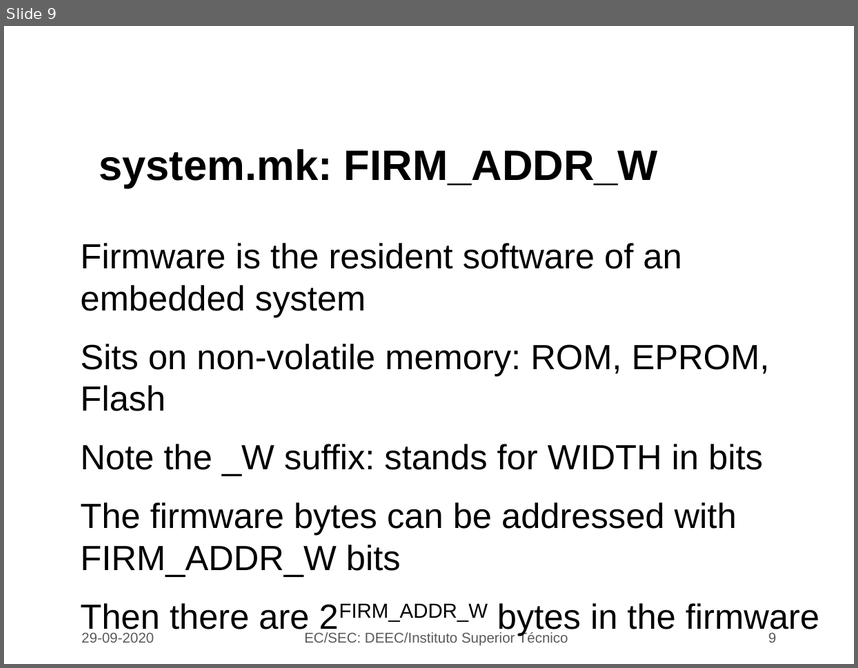
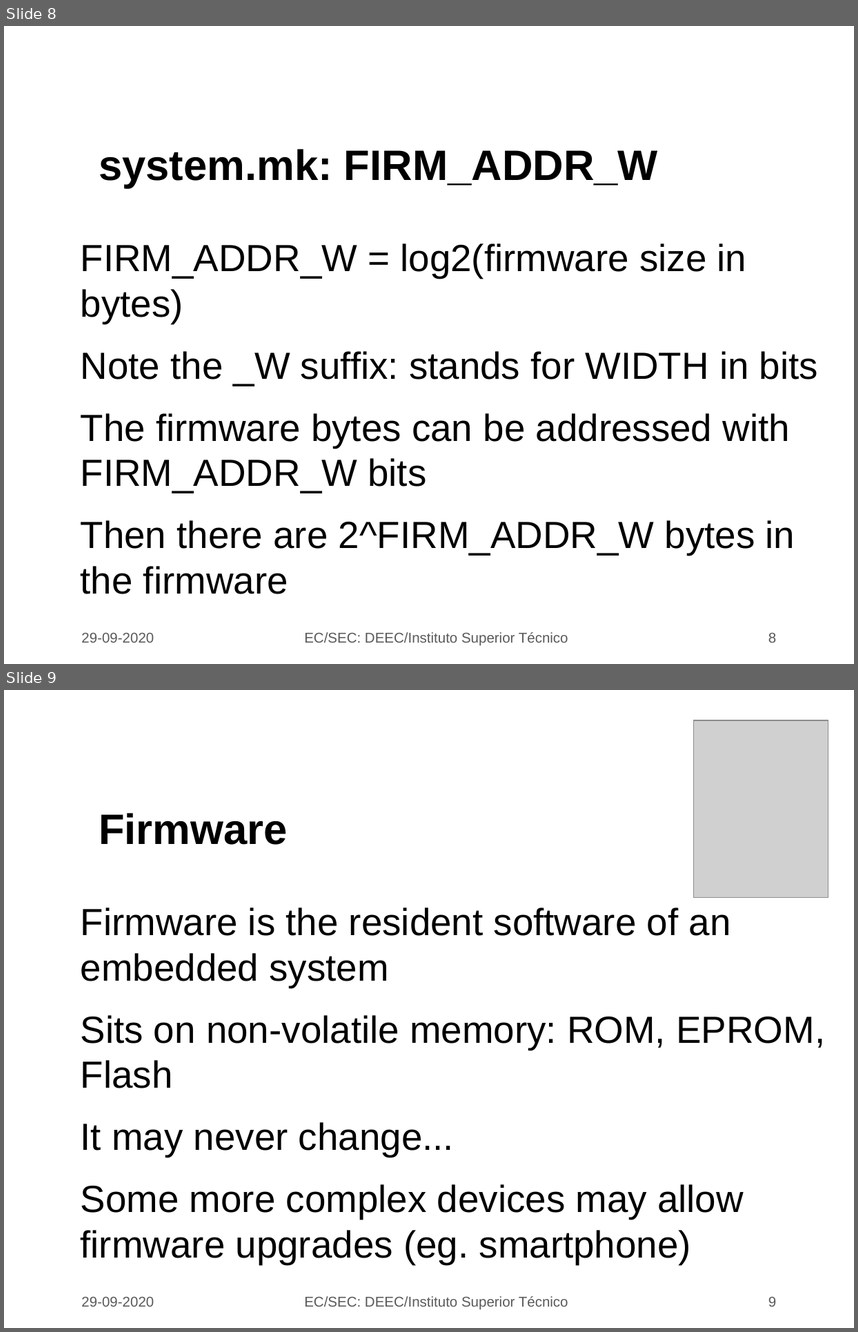
Before and after one commit to jjts/ist-sec, a slide deck: lectures/l3/l3.odp. Shown one above the other, each under a label of ours: slide 9 before the commit, slides 8 and 9 after it. The pictures are 858x668 and 858x1332 pixels, drawn with LibreOffice and Linux fonts; fonts in the diff are those of the drawing; grey boxes stand for pictures; background and template pictures are left out. Boxes give left, top, right and bottom in pixels: in the first picture for what was removed or moved away, otherwise in the second. Text is boxed around its words. In the diff, an @@ line names an element or a change of style, - is before the commit and + after.

```diff
--- a/lectures/l3/l3.odp
+++ b/lectures/l3/l3.odp
@@ slide 9 added at box(4, 690, 854, 1328), background picture (left out) @@
@@ picture added at box(693, 720, 828, 898) @@
@@ title added at box(99, 813, 288, 845), 36 pt, text #000000, bold @@
+Firmware
@@ text added at box(81, 907, 825, 1264), 32 pt, text #000000 @@
+● Firmware is the resident software of an embedded system
+● Sits on non-volatile memory: ROM, EPROM, Flash
+● It may never change...
+● Some more complex devices may allow firmware upgrades (eg. smartphone)
@@ text added at box(81, 1296, 154, 1306), 12 pt, text #595959 @@
+29-09-2020
@@ text added at box(304, 1296, 568, 1310), 12 pt, text #595959 @@
+EC/SEC: DEEC/Instituto Superior Técnico
@@ page number added at box(769, 1296, 776, 1306), 12 pt, text #595959 @@
+9
@@ what was slide 9 is now slide 8 @@
@@ slide 8 changed as well @@
@@ text at box(81, 243, 747, 323): text changed; size 29.6 to 32 pt @@
-● Firmware is the resident software of an embedded system
-● Sits on non-volatile memory: ROM, EPROM, Flash
+● FIRM_ADDR_W = log2(firmware size in bytes)
@@ text at box(81, 351, 818, 492): size 29.6 to 32 pt in "Note the _W suffix: stands for WIDTH ...", "The firmware bytes can be addressed with ..." @@
@@ text at box(81, 520, 795, 594): text changed; size 29.6 to 32 pt @@
-● Then there are 2FIRM_ADDR_W bytes in the firmware
+● Then there are 2^FIRM_ADDR_W bytes in the firmware
@@ page number at box(769, 632, 776, 642): text changed @@
-9
+8
```
Also in this commit, not shown: 15 other slides changed, 2 other slides added, 1 slide removed, 5 other files.
